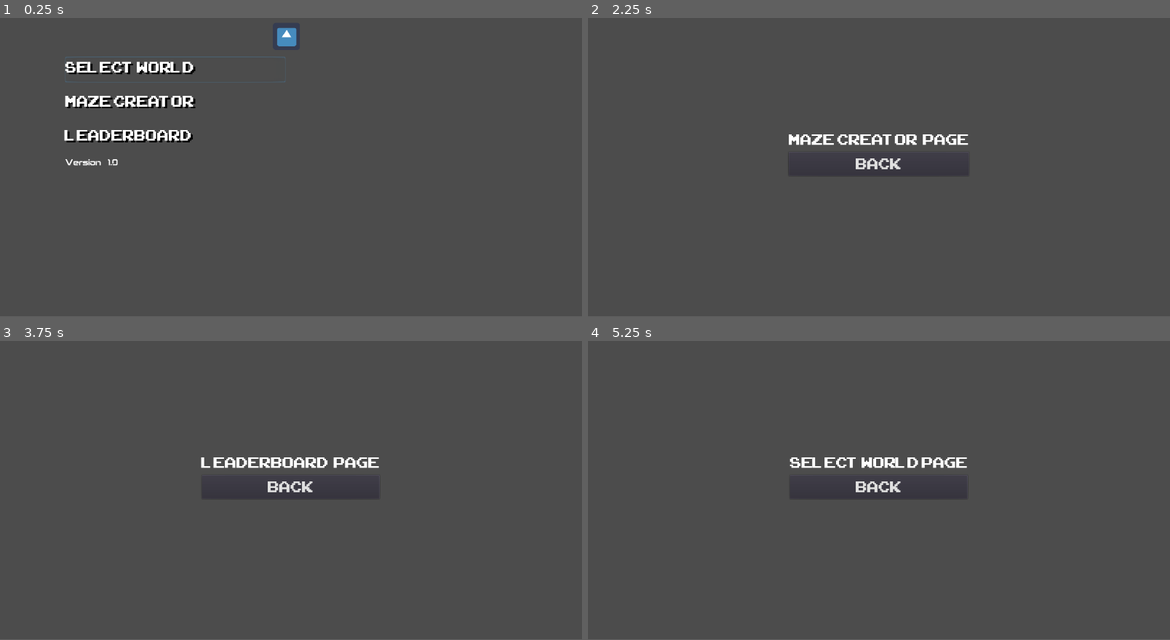
Above: before the commit, frames 1-4 (two rows, left to right).
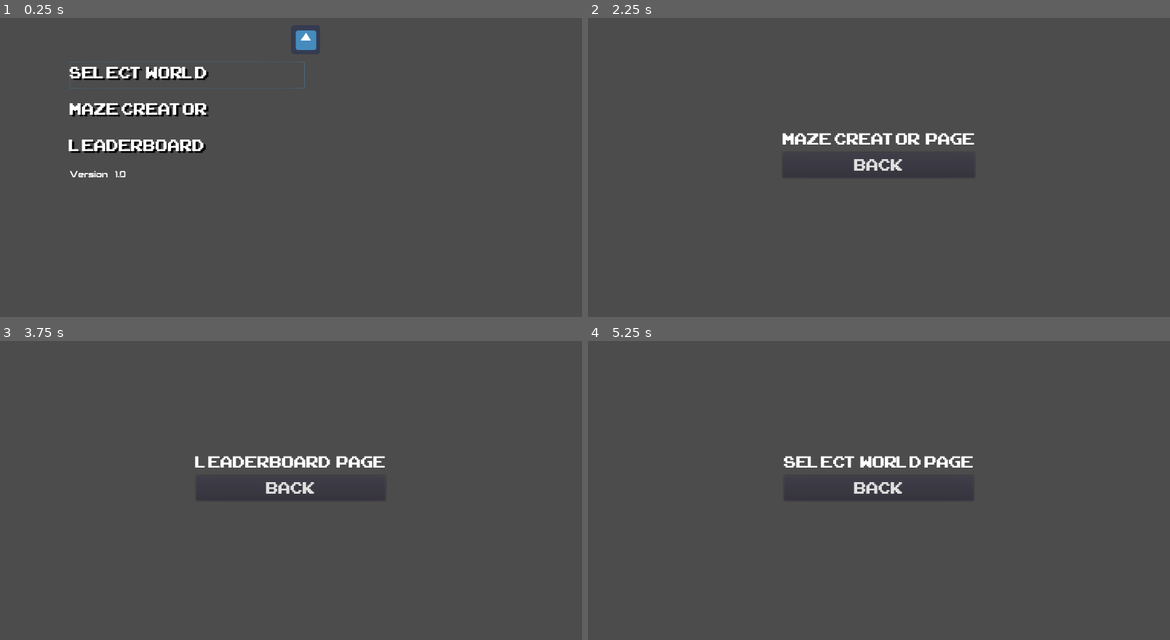
Above: after the commit, the same moments.

Repository: robedpixel/CZ3003Project
Game: Godot game, scene res://Scenes/Main_Menu/Main Menu.tscn
The game is run twice, just before and just after one commit, with the same random seed, the same clock (stepped at 60 frames per second) and the same inputs. Before the commit the project has no main scene; this scene is started directly in both runs. The engine's default icon, where the game draws it, is replaced by a stand-in: a white triangle on a blue panel in a dark square.
Inputs:
- Up to frame 1 (0.25 s): no input
- Up to frame 2 (2.25 s): click "Select World" at 0.5 s; click "Back" at 1.25 s; click "Maze creator" at 2 s
- Up to frame 3 (3.75 s): click "Back" at 2.75 s; click "leaderboard" at 3.5 s
- Up to frame 4 (5.25 s): click "Back" at 4.25 s; click "Select World" at 5 s
The window is 800x449 before the commit and 800x450 after it. Grey fills any space a smaller window leaves; there, only what the larger window draws over its background counts as a difference.

The runs differ from the first frame. In frame 1, 4.5% of the frame differs, in the area x 11-55%, y 3-54%; in frame 2, 1.0%; in frame 3, 1.0%; in frame 4, 1.0%.

Commit message:
Project File

Diff:
--- a/Godot Project/project.godot
+++ b/Godot Project/project.godot
@@ -15,14 +15,15 @@
 
 [application]
 
-config/name="Project"
-config/icon="res://icon.png"
+config/name="Sample"
+run/main_scene="res://Scenes/Main_Menu/Main Menu.tscn"
 
 [display]
 
-window/size/width=1366
-window/size/height=768
+window/size/width=1280
+window/size/height=720
 
 [rendering]
 
+environment/default_clear_color=Color( 0.301961, 0.301961, 0.301961, 1 )
 environment/default_environment="res://default_env.tres"
